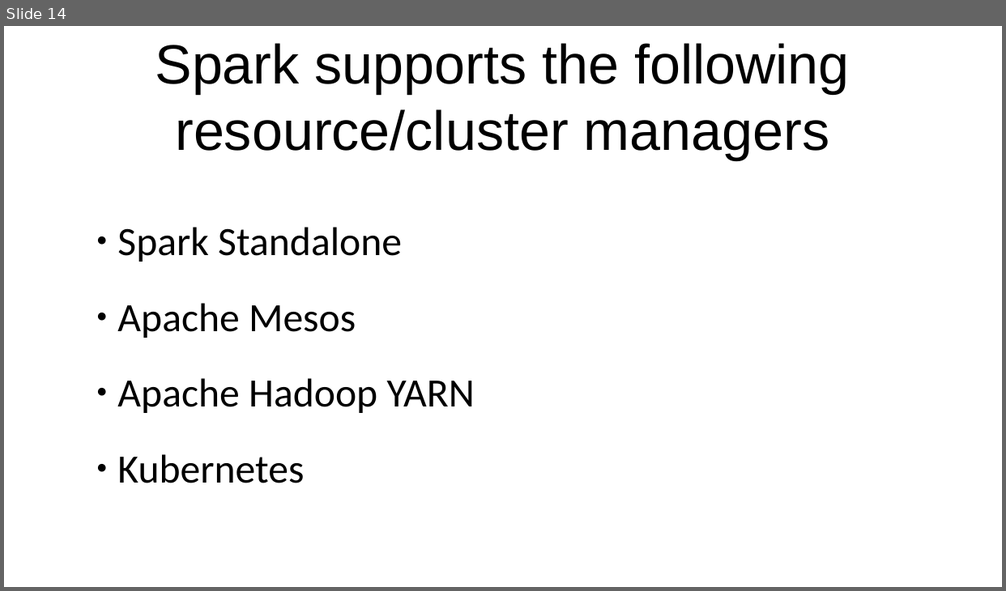
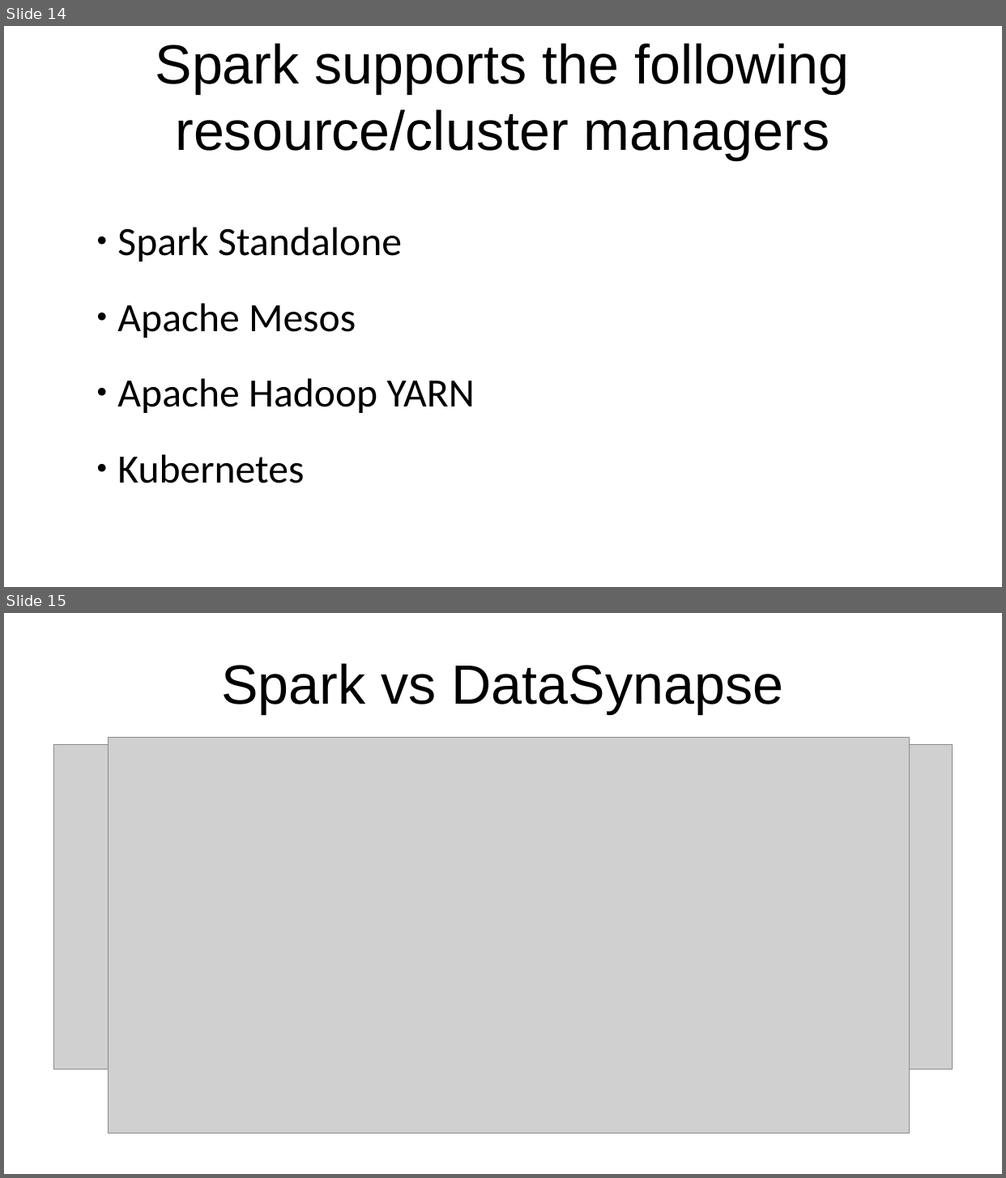
Before and after one commit to matlux/work-kit, a slide deck: articles/distributed_computing_big_data/spark.odp. Shown one above the other, each under a label of ours: slide 14 before the commit, slides 14 and 15 after it. The pictures are 1006x591 and 1006x1178 pixels, drawn with LibreOffice and Linux fonts; fonts in the diff are those of the drawing; grey boxes stand for pictures. Boxes give left, top, right and bottom in pixels: in the first picture for what was removed or moved away, otherwise in the second. Text is boxed around its words. In the diff, an @@ line names an element or a change of style, - is before the commit and + after.

Commit message:
more spark

```diff
--- a/articles/distributed_computing_big_data/spark.odp
+++ b/articles/distributed_computing_big_data/spark.odp
@@ slide 15 added at [4, 613, 1002, 1174], background #FFFFFF @@
@@ title added at [221, 663, 784, 714], 44 pt, text #000000 @@
+Spark vs DataSynapse
@@ picture added at [53, 744, 953, 1071] @@
@@ picture added at [108, 737, 910, 1133] @@
```
Also in this commit, not shown: 2 other slides added, 1 slide removed.
